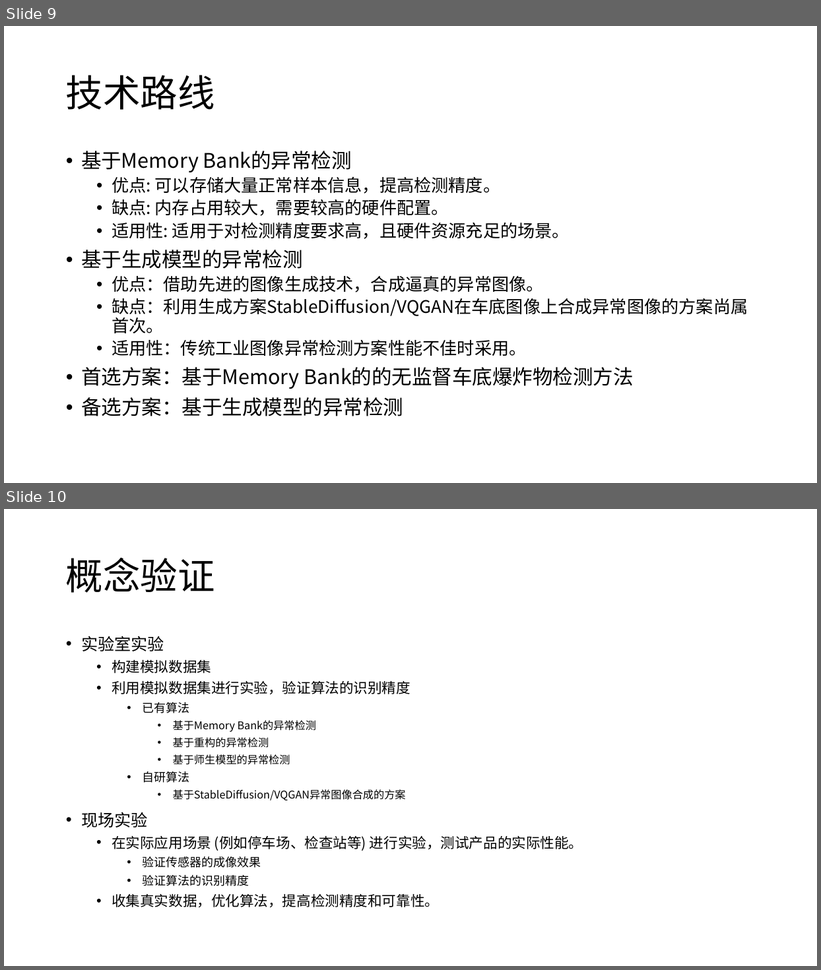
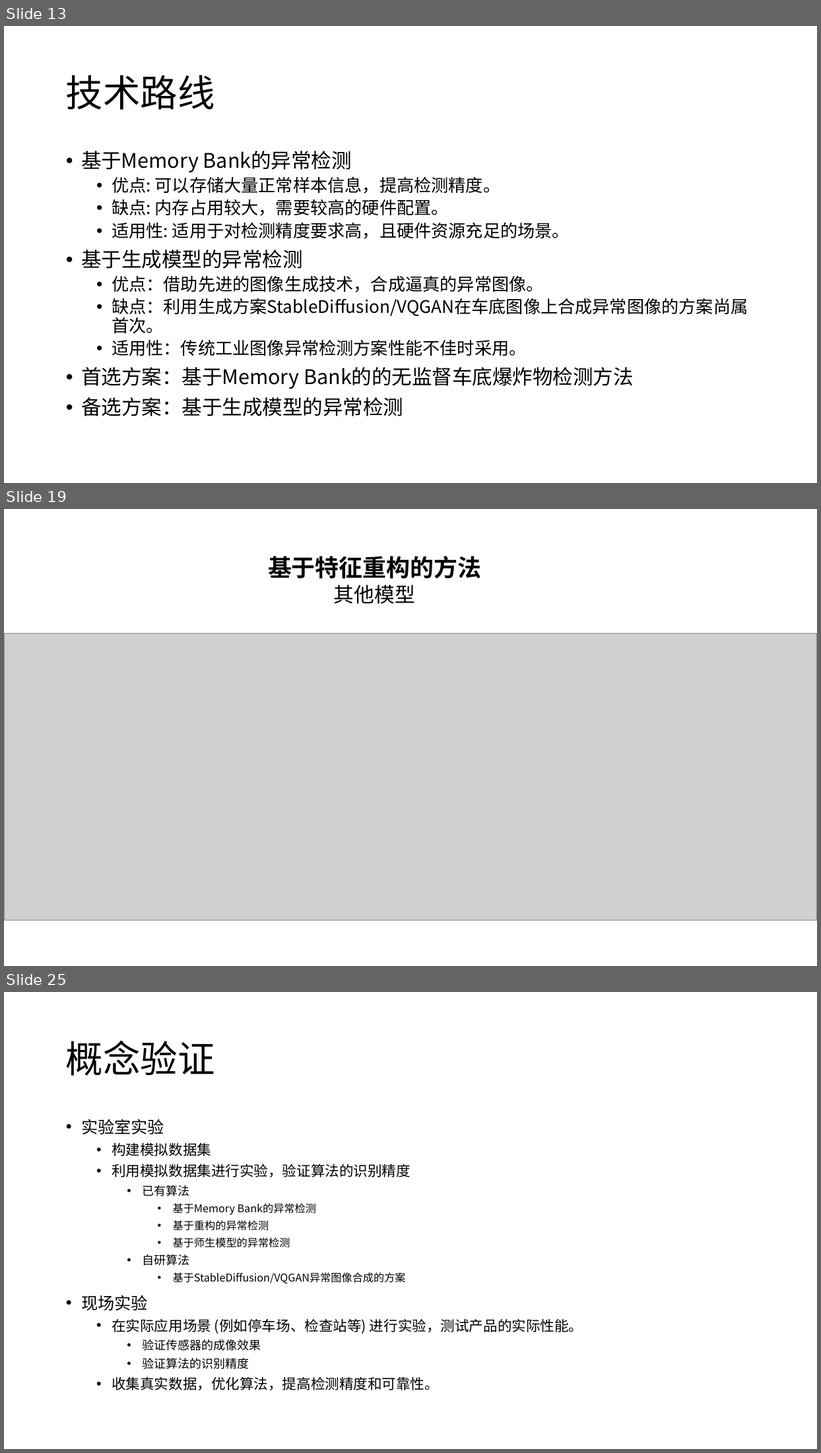
Before and after one commit to lizhenbang56/Papers, a slide deck: papers/车底检测/车底爆炸物检测装置产品立项报告.pptx. Shown one above the other, each under a label of ours: slides 9 and 10 before the commit, slides 13, 19 and 25 after it; the slides between them are not shown. The pictures are 821x970 and 821x1453 pixels, drawn with LibreOffice and Linux fonts; fonts in the diff are those of the drawing; grey boxes stand for pictures. Boxes give left, top, right and bottom in pixels: in the first picture for what was removed or moved away, otherwise in the second. Text is boxed around its words. In the diff, an @@ line names an element or a change of style, - is before the commit and + after.

```diff
--- a/papers/车底检测/车底爆炸物检测装置产品立项报告.pptx
+++ b/papers/车底检测/车底爆炸物检测装置产品立项报告.pptx
@@ slide 19 added at bbox=[4, 509, 817, 966], background #FFFFFF @@
@@ text added at bbox=[268, 556, 481, 604], 28 pt, text #000000, bold @@
+基于特征重构的方法
+其他模型
@@ picture added at bbox=[4, 634, 817, 921] @@
@@ what was slide 9 is now slide 13 @@
@@ what was slide 10 is now slide 25 @@
```
Also in this commit, not shown: 16 other slides added, 37 other files.
